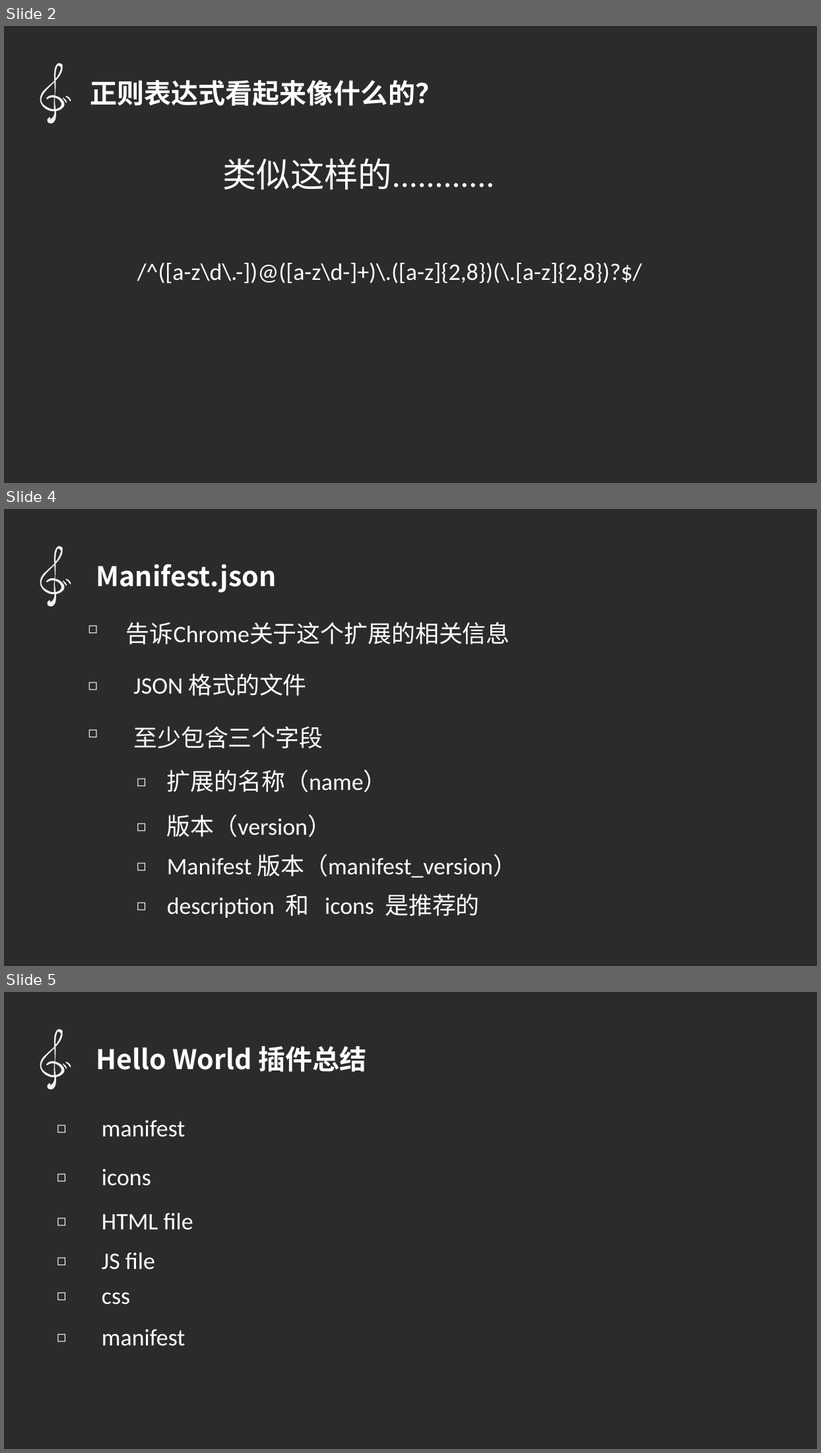
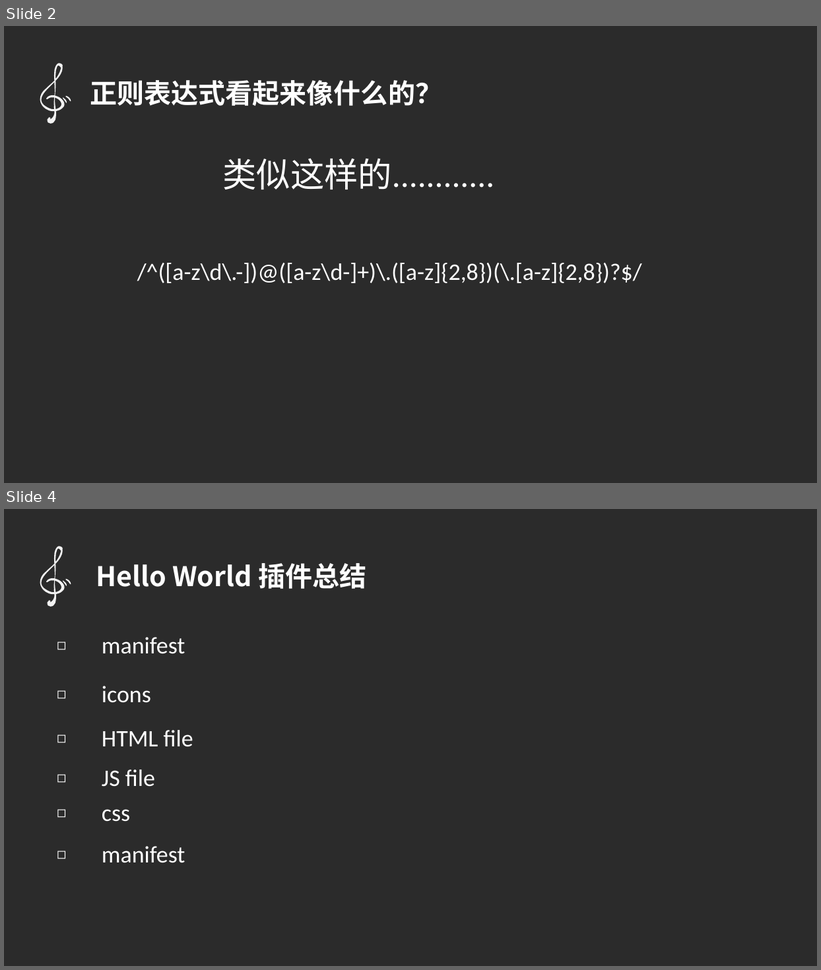
Before and after one commit to qq449245884/chromeTouir, a slide deck: 正则表达式/ppt.pptx. Shown one above the other, each under a label of ours: slides 2, 4 and 5 before the commit, slides 2 and 4 after it; the slides between them are not shown. The pictures are 821x1453 and 821x970 pixels, drawn with LibreOffice and Linux fonts; fonts in the diff are those of the drawing; background and template pictures are left out; a plain dark background stands for a picture behind light text. Boxes give left, top, right and bottom in pixels: in the first picture for what was removed or moved away, otherwise in the second. Text is boxed around its words. In the diff, an @@ line names an element or a change of style, - is before the commit and + after.

```diff
--- a/正则表达式/ppt.pptx
+++ b/正则表达式/ppt.pptx
@@ slide 4 removed at bbox=[4, 509, 817, 966], background picture (left out) @@
@@ freeform shape removed at bbox=[31, 543, 77, 610] @@
@@ text removed at bbox=[96, 564, 276, 593] @@
-Manifest.json
@@ freeform shape removed at bbox=[61, 580, 68, 586] @@
@@ freeform shape removed at bbox=[64, 578, 72, 585] @@
@@ text removed at bbox=[82, 616, 108, 640] @@
-◻
@@ text removed at bbox=[126, 622, 510, 645] @@
-告诉Chrome关于这个扩展的相关信息
@@ text removed at bbox=[82, 673, 108, 697] @@
-◻
@@ text removed at bbox=[133, 673, 306, 696] @@
-JSON 格式的文件
@@ text removed at bbox=[82, 720, 108, 745] @@
-◻
@@ text removed at bbox=[133, 726, 323, 749] @@
-至少包含三个字段
@@ text removed at bbox=[131, 769, 156, 793] @@
-◻
@@ text removed at bbox=[167, 770, 387, 793] @@
-扩展的名称（name）
@@ text removed at bbox=[131, 814, 156, 838] @@
-◻
@@ text removed at bbox=[167, 815, 331, 838] @@
-版本（version）
@@ text removed at bbox=[131, 854, 156, 878] @@
-◻
@@ text removed at bbox=[167, 854, 517, 878] @@
-Manifest 版本（manifest_version）
@@ text removed at bbox=[131, 893, 156, 918] @@
-◻
@@ text removed at bbox=[167, 894, 480, 918] @@
-description 和 icons 是推荐的
@@ what was slide 5 is now slide 4 @@
```
Also in this commit, not shown: 1 slide added, 1 other slide removed, 2 other files.
